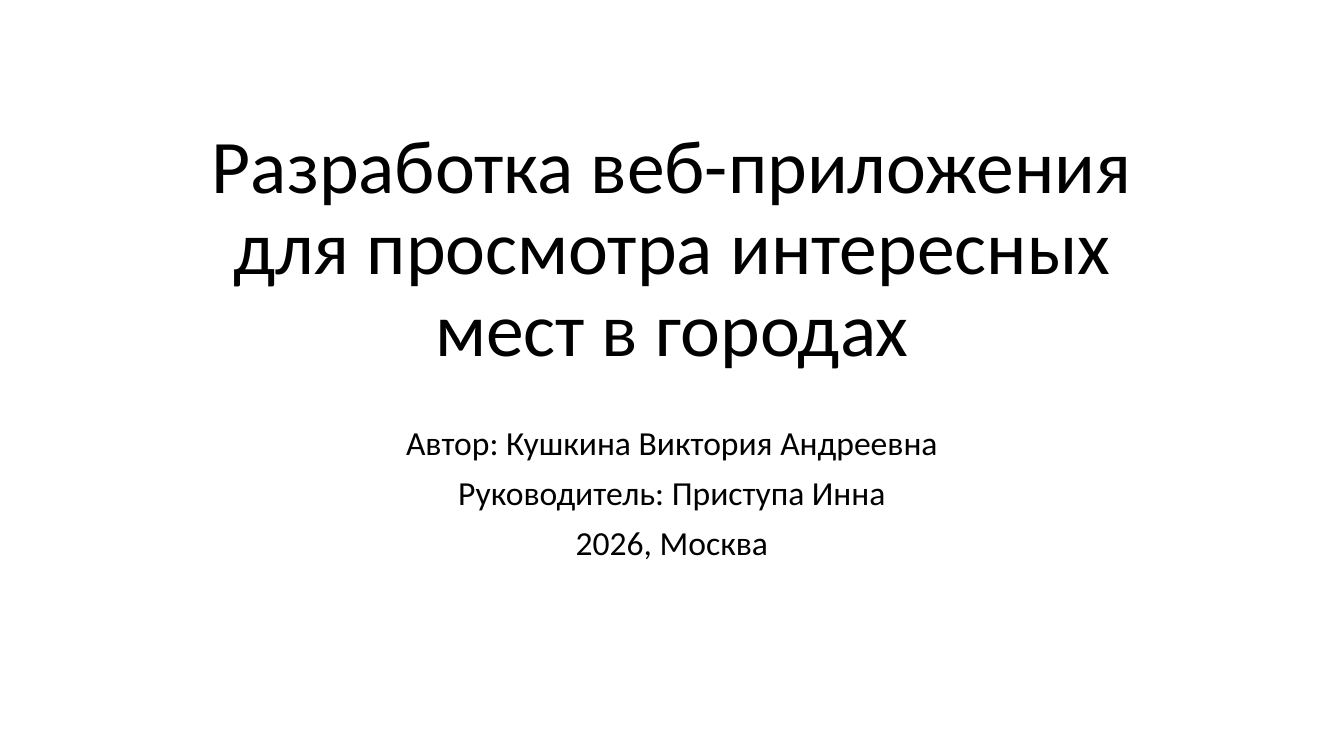
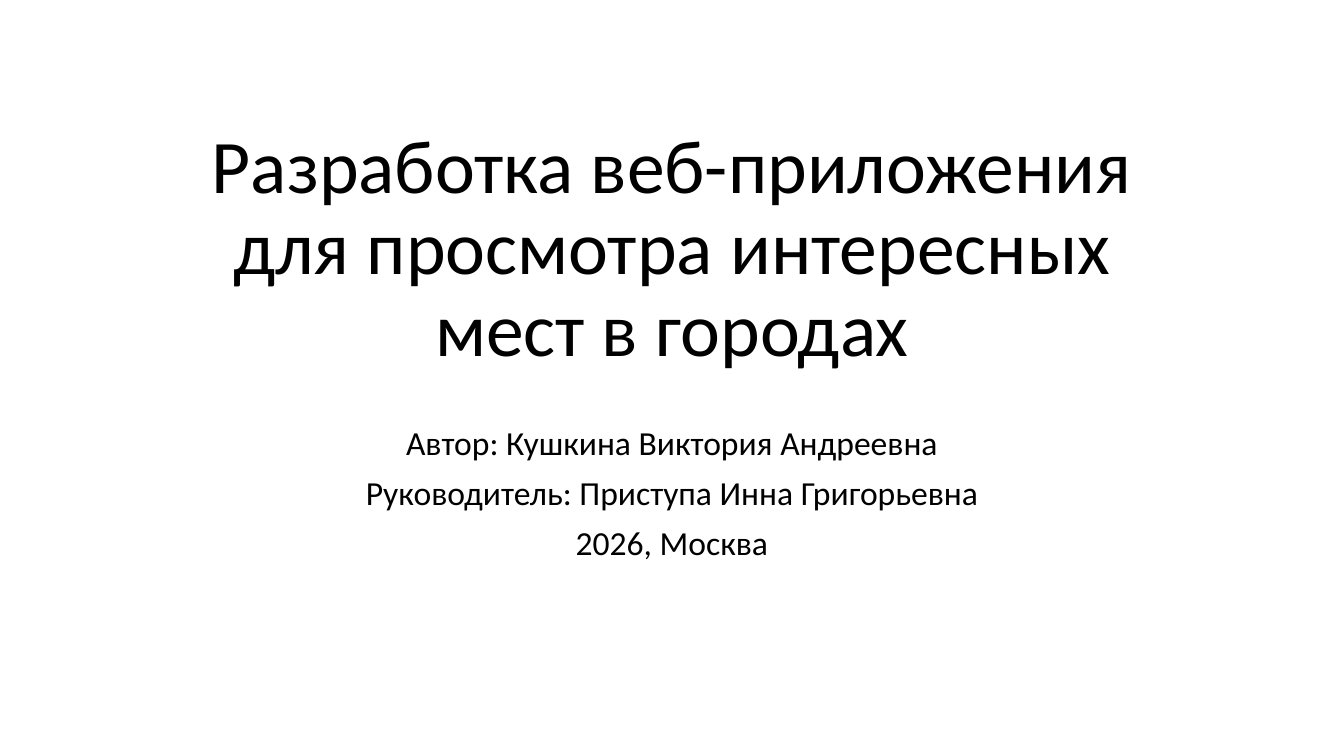
Before and after one commit to liseonok/WebProjectYandex, a slide deck: slide 1 of materials/Разработка веб-приложения для просмотра интересных мест в городах.pptx. Drawn at 1344x756 pixels with LibreOffice and Linux fonts; fonts in the diff are those of the drawing. Boxes give left, top, right and bottom in pixels: in the first picture for what was removed or moved away, otherwise in the second. Text is boxed around its words. In the diff, an @@ line names an element or a change of style, - is before the commit and + after.

```diff
--- a/materials/Разработка веб-приложения для просмотра интересных мест в городах.pptx
+++ b/materials/Разработка веб-приложения для просмотра интересных мест в городах.pptx
@@ subtitle at [366,483,978,511]: text changed @@
-Руководитель: Приступа Инна
+Руководитель: Приступа Инна Григорьевна
```
Also in this commit, not shown: 1 other slide changed.
